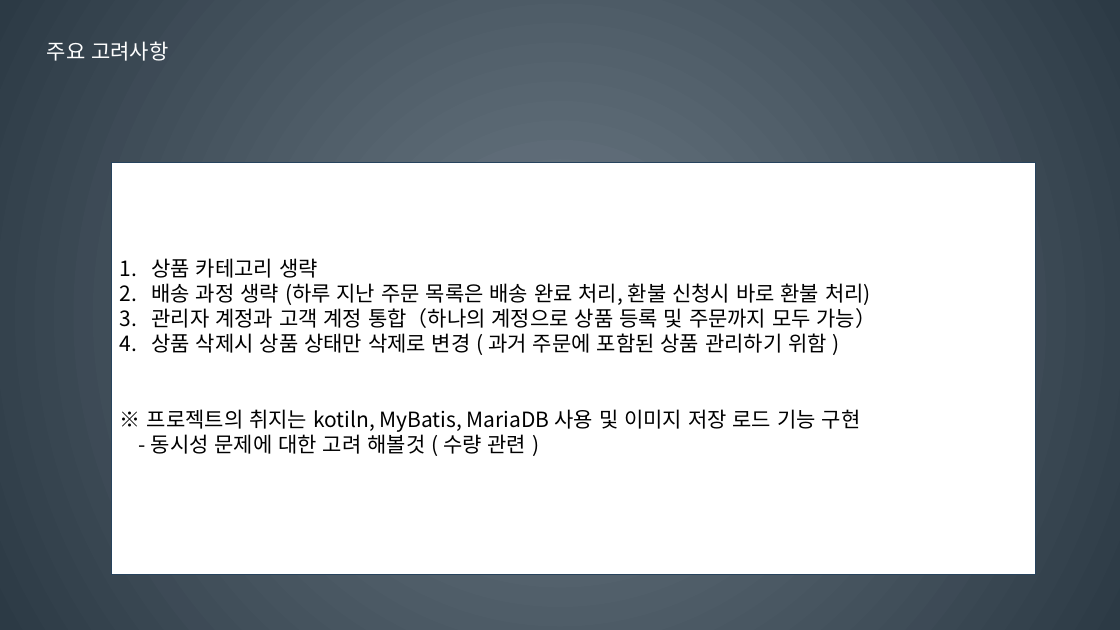
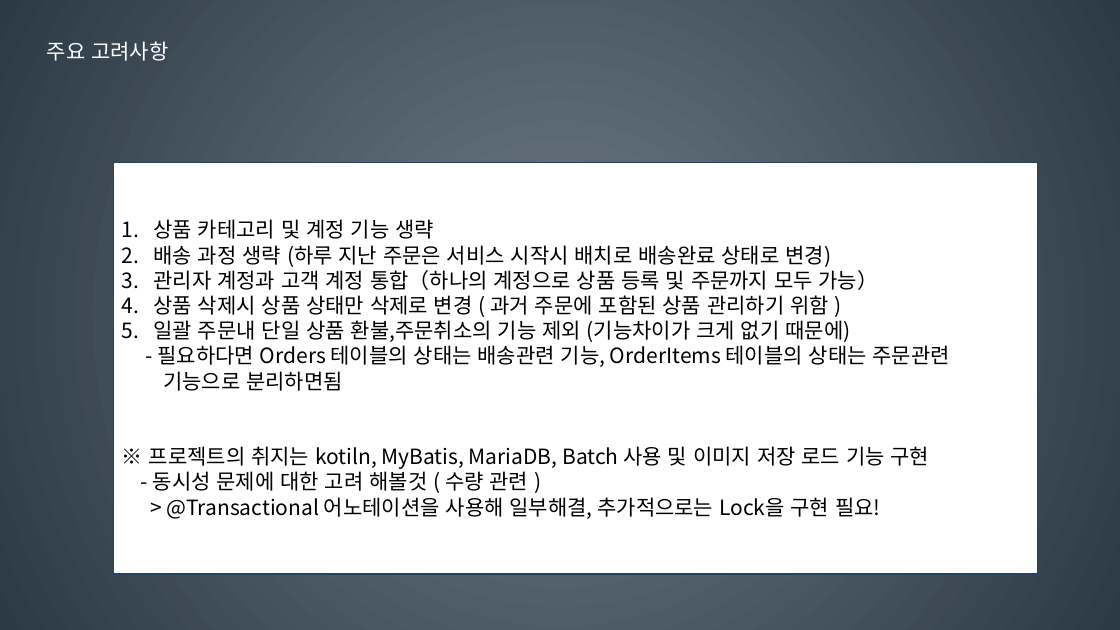
Before and after one commit to wake45/Shopping_mall_system, a slide deck: slide 4 of 설계서.pptx. Drawn at 1120x630 pixels with LibreOffice and Linux fonts; fonts in the diff are those of the drawing. Boxes give left, top, right and bottom in pixels: in the first picture for what was removed or moved away, otherwise in the second. Text is boxed around its words. In the diff, an @@ line names an element or a change of style, - is before the commit and + after.

```diff
--- a/설계서.pptx
+++ b/설계서.pptx
@@ text in rectangle at (153,219,832,267): text changed @@
-1. 상품 카테고리 생략
-2. 배송 과정 생략 (하루 지난 주문 목록은 배송 완료 처리, 환불 신청시 바로 환불 처리)
+1. 상품 카테고리 및 계정 기능 생략
+2. 배송 과정 생략 (하루 지난 주문은 서비스 시작시 배치로 배송완료 상태로 변경)
@@ text in rectangle at (149,320,950,469): text changed @@
-※ 프로젝트의 취지는 kotiln, MyBatis, MariaDB 사용 및 이미지 저장 로드 기능 구현
+5. 일괄 주문내 단일 상품 환불,주문취소의 기능 제외 (기능차이가 크게 없기 때문에)
+- 필요하다면 Orders 테이블의 상태는 배송관련 기능, OrderItems 테이블의 상태는 주문관련
+기능으로 분리하면됨
+※ 프로젝트의 취지는 kotiln, MyBatis, MariaDB, Batch 사용 및 이미지 저장 로드 기능 구현
@@ text in rectangle at (166,497,880,519): paragraph added @@
+> @Transactional 어노테이션을 사용해 일부해결, 추가적으로는 Lock을 구현 필요!
```
Also in this commit, not shown: 1 other slide changed, 1 other file.
